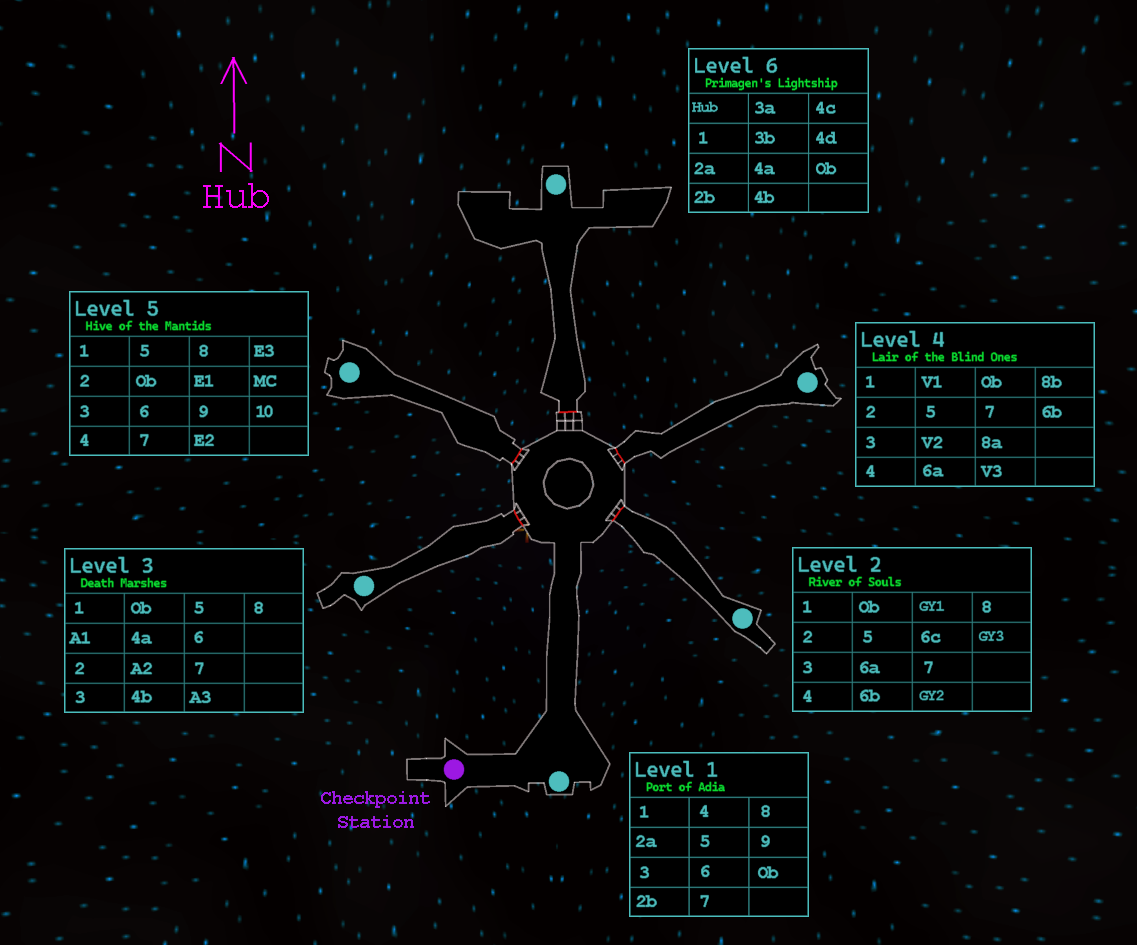
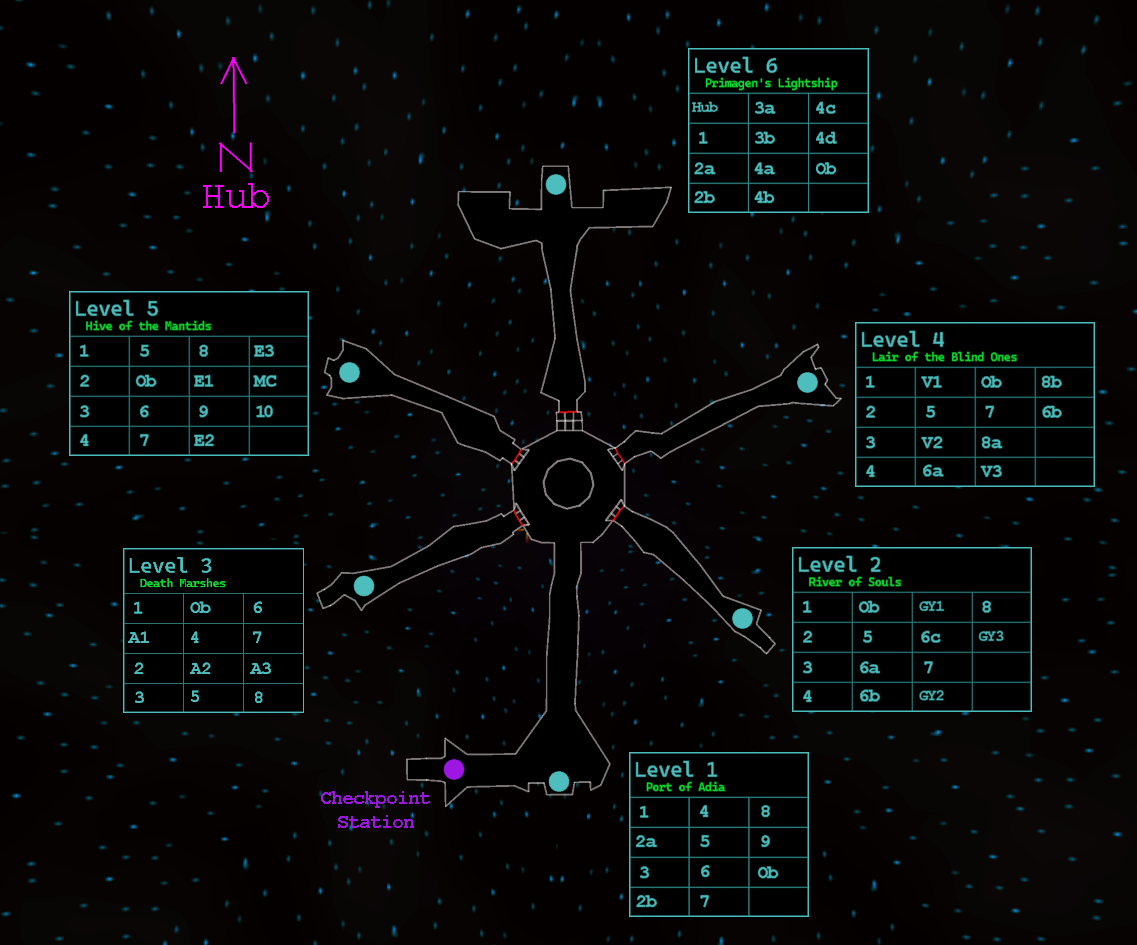
Layer changes from the first 1137x945 image to the second:
painted on "Level 3" over box(64, 548, 303, 713)